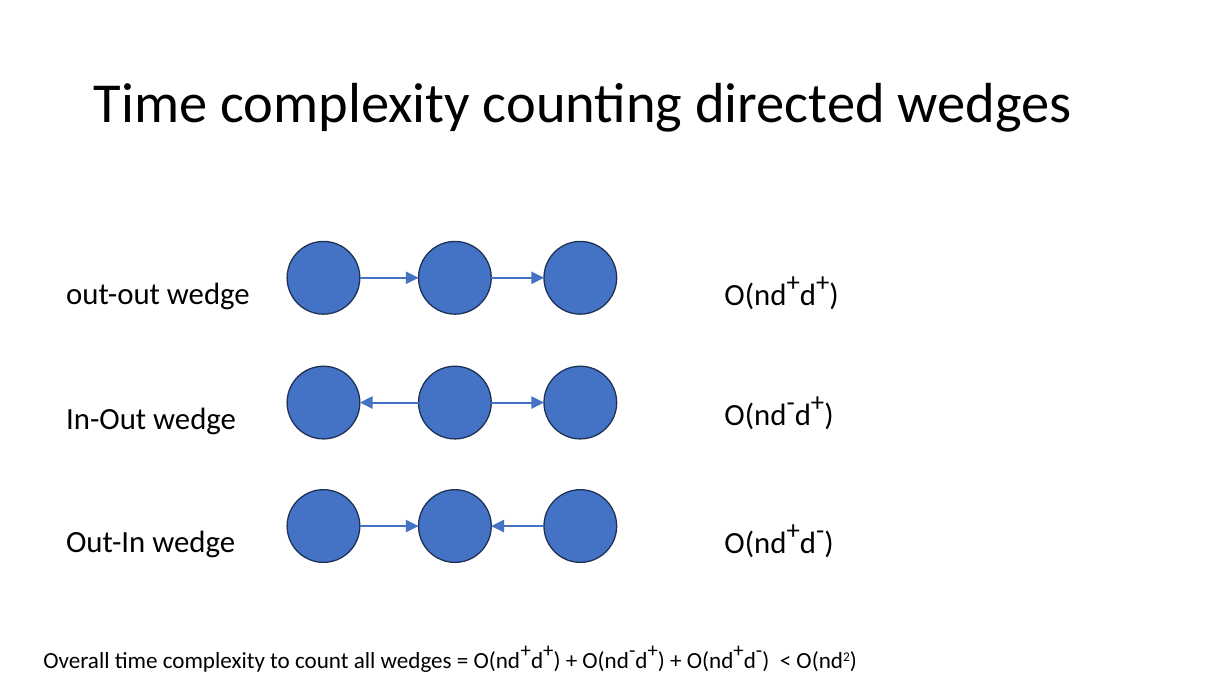
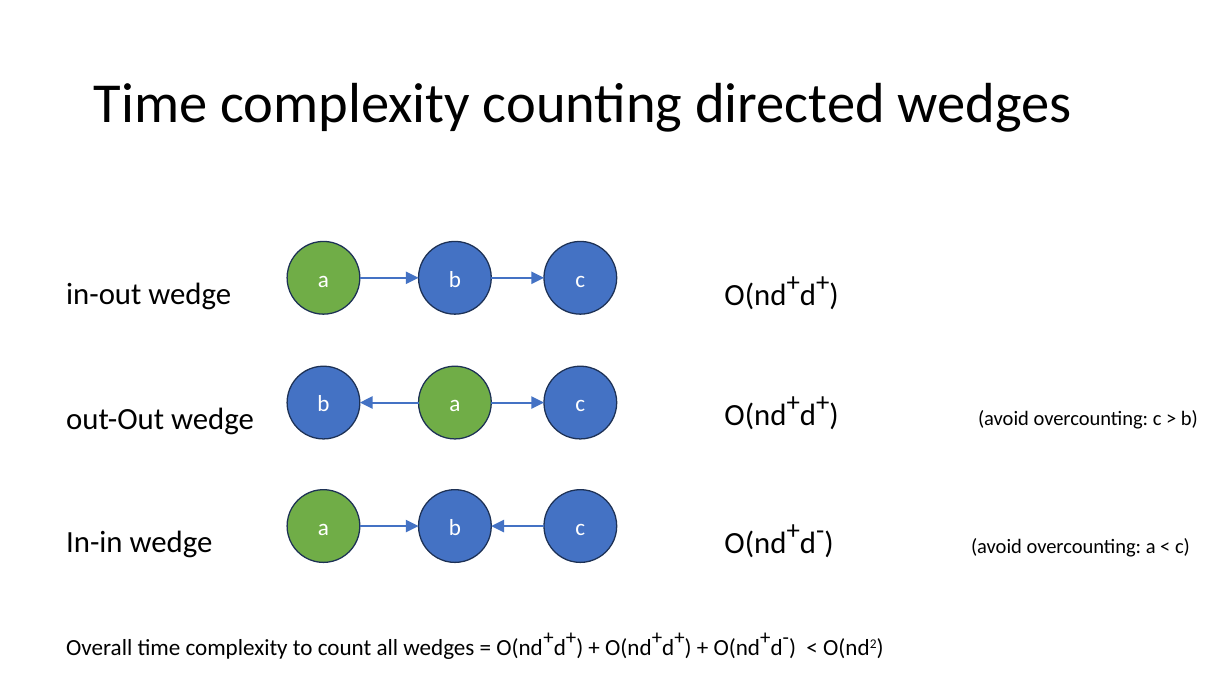
Before and after one commit to samwindels/gradco, a slide deck: slide 29 of presentation.pptx. Drawn at 1232x693 pixels with LibreOffice and Linux fonts; fonts in the diff are those of the drawing. Boxes give left, top, right and bottom in pixels: in the first picture for what was removed or moved away, otherwise in the second. Text is boxed around its words. In the diff, an @@ line names an element or a change of style, - is before the commit and + after.

```diff
--- a/presentation.pptx
+++ b/presentation.pptx
@@ text at [66, 282, 231, 310]: text changed @@
-out-out wedge
+in-out wedge
@@ text in ellipse at [318, 276, 329, 287]: text added @@
+a
@@ text in ellipse at [449, 271, 461, 287]: text added @@
+b
@@ text in ellipse at [575, 276, 585, 287]: text added @@
+c
@@ text at [66, 407, 254, 435]: text changed @@
-In-Out wedge
+out-Out wedge
@@ text in ellipse at [317, 395, 329, 411]: text added @@
+b
@@ text in ellipse at [449, 400, 460, 411]: text added @@
+a
@@ text in ellipse at [575, 400, 585, 411]: text added @@
+c
@@ text at [724, 402, 1198, 429]: text changed; size 24 to 16 pt @@
-O(nd-d+)
+O(nd+d+) (avoid overcounting: c > b)
@@ fill #4472C4 to #70AD47 in 3 elements at [287, 241, 360, 314], [419, 366, 492, 439], [287, 490, 360, 563] @@
@@ text at [66, 530, 213, 558]: text changed @@
-Out-In wedge
+In-in wedge
@@ text in ellipse at [318, 524, 329, 535]: text added @@
+a
@@ text in ellipse at [449, 519, 461, 535]: text added @@
+b
@@ text in ellipse at [575, 524, 585, 535]: text added @@
+c
@@ text at [724, 530, 1190, 557]: text changed; size 24 to 16 pt @@
-O(nd+d-)
+O(nd+d-) (avoid overcounting: a < c)
@@ text at [66, 637, 870, 659]: text changed @@
-Overall time complexity to count all wedges = O(nd+d+) + O(nd-d+) + O(nd+d-) < O(nd2)
+Overall time complexity to count all wedges = O(nd+d+) + O(nd+d+) + O(nd+d-) < O(nd2)
```
Also in this commit, not shown: 3 other slides changed.
